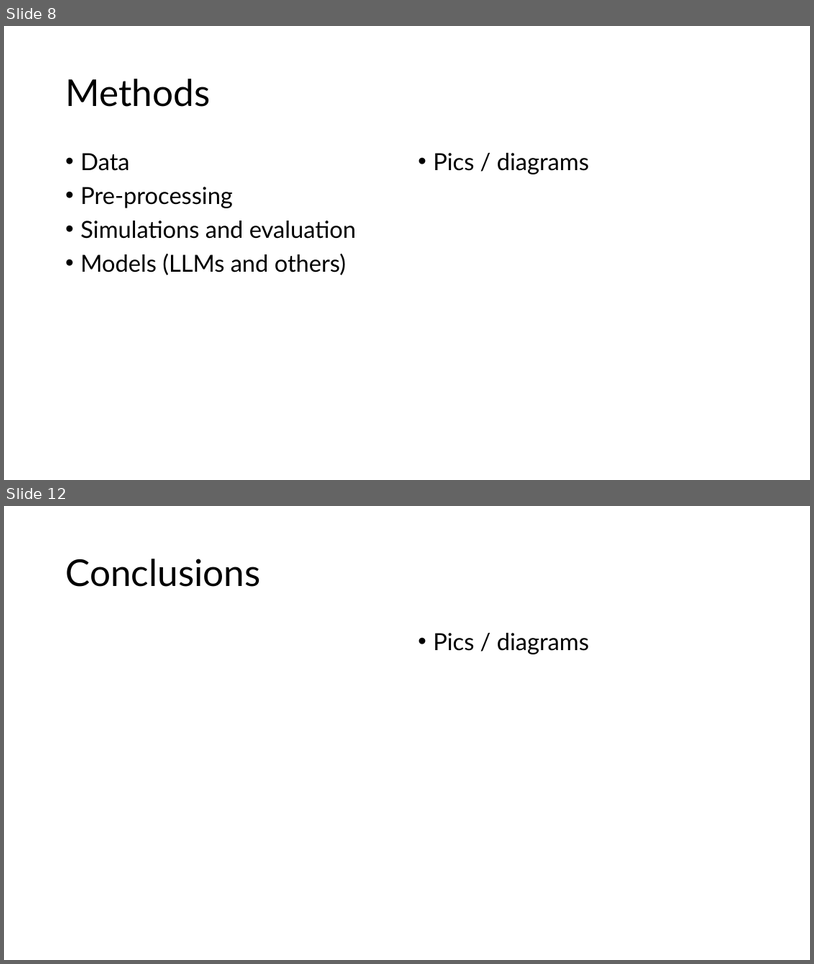
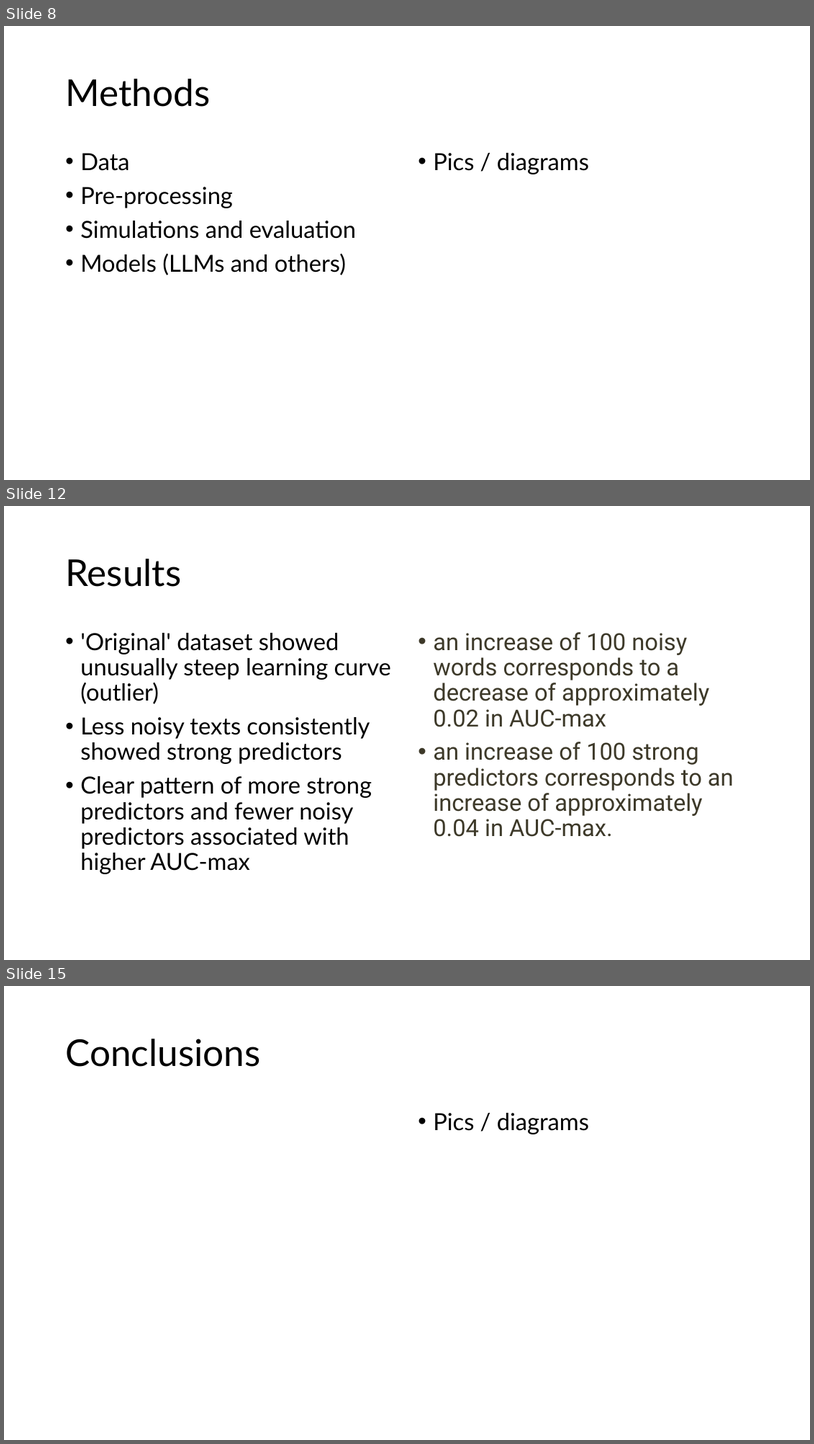
Before and after one commit to dianashams/NLP_sample_size_simulation_study, a slide deck: Determinants of the training corpus size for clinical.pptx. Shown one above the other, each under a label of ours: slides 8 and 12 before the commit, slides 8, 12 and 15 after it; the slides between them are not shown. The pictures are 814x964 and 814x1444 pixels, drawn with LibreOffice and Linux fonts; fonts in the diff are those of the drawing. Boxes give left, top, right and bottom in pixels: in the first picture for what was removed or moved away, otherwise in the second. Text is boxed around its words. In the diff, an @@ line names an element or a change of style, - is before the commit and + after.

```diff
--- a/Determinants of the training corpus size for clinical.pptx
+++ b/Determinants of the training corpus size for clinical.pptx
@@ slide 12 added at (x1=4, y1=506, x2=810, y2=960), background #FFFFFF @@
@@ title added at (x1=65, y1=559, x2=181, y2=587), 44 pt, text #000000 @@
+Results
@@ text added at (x1=80, y1=633, x2=391, y2=874), 28 pt, text #000000 @@
+• 'Original' dataset showed unusually steep learning curve (outlier)
+• Less noisy texts consistently showed strong predictors
+• Clear pattern of more strong predictors and fewer noisy predictors associated with higher AUC-max
@@ text added at (x1=433, y1=632, x2=734, y2=836), 28 pt, text #3D3929 @@
+• an increase of 100 noisy words corresponds to a decrease of approximately 0.02 in AUC-max
+• an increase of 100 strong predictors corresponds to an increase of approximately 0.04 in AUC-max.
@@ what was slide 12 is now slide 15 @@
```
Also in this commit, not shown: 2 slides changed, 3 other slides added, 1 slide removed.
